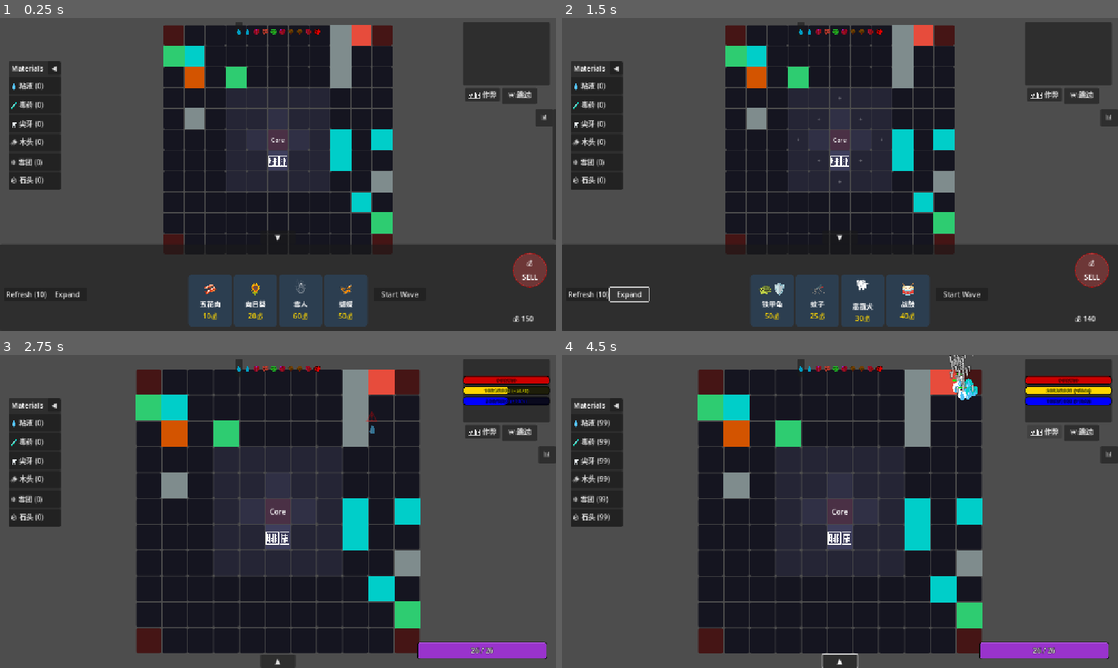
Above: before the commit, frames 1-4 (two rows, left to right).
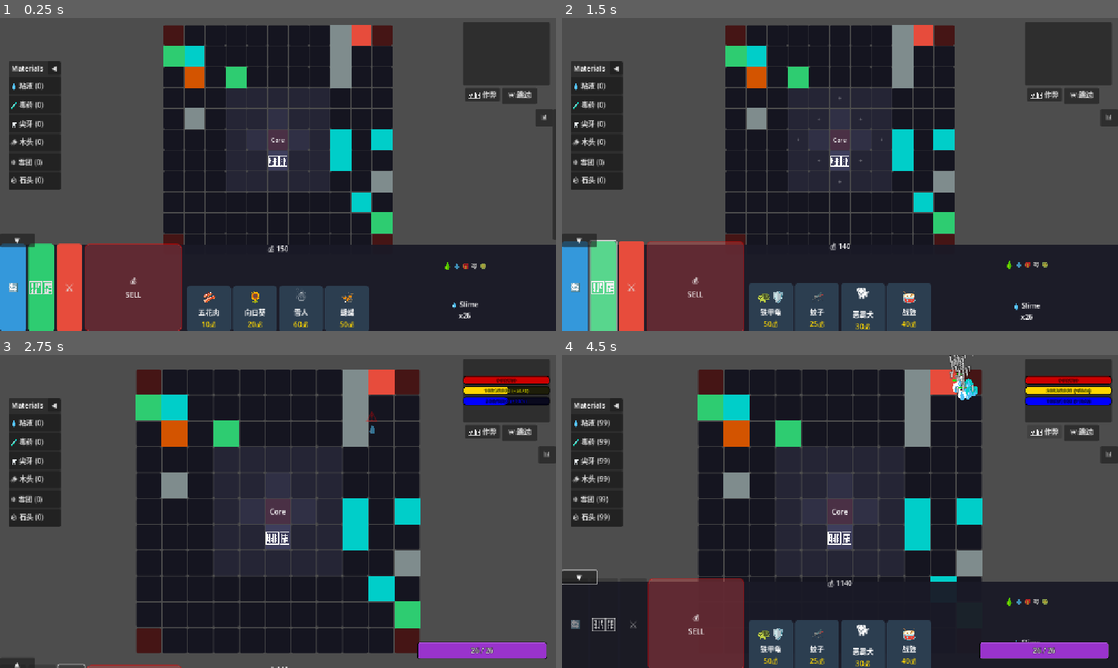
Above: after the commit, the same moments.

Repository: seekerzz/tower-html
Game: Godot game, scene res://src/Scenes/Game/MainGame.tscn
The game is run twice, just before and just after one commit, with the same random seed, the same clock (stepped at 60 frames per second) and the same inputs. The project has no main scene, so this scene is started directly.
Inputs:
- Up to frame 1 (0.25 s): no input
- Up to frame 2 (1.5 s): click "Refresh (10)" (after the commit: "🔄") at 0.5 s; click "Expand" (after the commit: "🏗️") at 1.25 s
- Up to frame 3 (2.75 s): click "Start Wave" (after the commit: "⚔️") at 2 s
- Up to frame 4 (4.5 s): click "▲" at 2.75 s; click "▼" at 3.5 s; click "🛠️ 作弊" at 4.25 s

The runs differ from the first frame. In frame 1, 13% of the frame differs, in the area x 0-99%, y 1-100%; in frame 2, 13%; in frame 3, 0.8%; in frame 4, 22%, in the area x 0-100%, y 1-100%.

Commit message:
Refactor Shop UI to 3-column layout and move wave details
- Refactored `src/Scenes/UI/Shop.tscn` to use a 3-column HBoxContainer layout:
  - Zone 1: Fixed-width function buttons (Refresh, Expand, Start) and Sell Zone.
  - Zone 2: Gold display, Bench, and Shop cards.
  - Zone 3: Global wave timeline and current wave details.
- Removed `WaveTimeline` from `src/Scenes/UI/MainGUI.tscn` and `src/Scripts/UI/MainGUI.gd`.
- Updated `src/Scripts/UI/Shop.gd` to handle new layout references, wave info generation, and dynamic styling.
- Ensured `ToggleHandle` is correctly positioned and functional with the new layout.

Diff:
--- a/src/Scenes/UI/MainGUI.tscn
+++ b/src/Scenes/UI/MainGUI.tscn
@@ -109,18 +109,6 @@
 focus_mode = 0
 text = "⏩ 跳过"
 
-[node name="WaveTimeline" type="HBoxContainer" parent="."]
-layout_mode = 1
-anchors_preset = 5
-anchor_left = 0.5
-anchor_right = 0.5
-offset_left = -200.0
-offset_top = 10.0
-offset_right = 200.0
-offset_bottom = 50.0
-grow_horizontal = 2
-alignment = 1
-
 [node name="DamageStats" type="Panel" parent="."]
 layout_mode = 1
 anchors_preset = 6
--- a/src/Scenes/UI/Shop.tscn
+++ b/src/Scenes/UI/Shop.tscn
@@ -22,78 +22,90 @@
 grow_horizontal = 2
 grow_vertical = 2
 
-[node name="BenchContainer" type="HBoxContainer" parent="Panel"]
+[node name="MainContainer" type="HBoxContainer" parent="Panel"]
 layout_mode = 1
-anchors_preset = 5
-anchor_left = 0.5
-anchor_right = 0.5
-offset_left = -175.0
-offset_top = 10.0
-offset_right = 175.0
-offset_bottom = 70.0
+anchors_preset = 15
+anchor_right = 1.0
+anchor_bottom = 1.0
 grow_horizontal = 2
+grow_vertical = 2
 theme_override_constants/separation = 10
 alignment = 1
 
-[node name="Bench" parent="Panel/BenchContainer" instance=ExtResource("2_bench")]
+[node name="Zone1" type="HBoxContainer" parent="Panel/MainContainer"]
+layout_mode = 2
+size_flags_horizontal = 3
+size_flags_stretch_ratio = 1.0
+
+[node name="FunctionButtons" type="HBoxContainer" parent="Panel/MainContainer/Zone1"]
+layout_mode = 2
+theme_override_constants/separation = 5
+
+[node name="RefreshButton" type="Button" parent="Panel/MainContainer/Zone1/FunctionButtons"]
+custom_minimum_size = Vector2(60, 0)
+layout_mode = 2
+text = "🔄"
+
+[node name="ExpandButton" type="Button" parent="Panel/MainContainer/Zone1/FunctionButtons"]
+custom_minimum_size = Vector2(60, 0)
+layout_mode = 2
+text = "🏗️"
+
+[node name="StartWaveButton" type="Button" parent="Panel/MainContainer/Zone1/FunctionButtons"]
+custom_minimum_size = Vector2(60, 0)
+layout_mode = 2
+text = "⚔️"
+
+[node name="SellZoneContainer" type="Control" parent="Panel/MainContainer/Zone1"]
+layout_mode = 2
+size_flags_horizontal = 3
+
+[node name="Zone2" type="VBoxContainer" parent="Panel/MainContainer"]
+layout_mode = 2
+size_flags_horizontal = 3
+size_flags_stretch_ratio = 1.0
+alignment = 1
+
+[node name="GoldLabel" type="Label" parent="Panel/MainContainer/Zone2"]
+layout_mode = 2
+text = "💰 0"
+horizontal_alignment = 1
+
+[node name="BenchContainer" type="CenterContainer" parent="Panel/MainContainer/Zone2"]
+layout_mode = 2
+size_flags_vertical = 3
+
+[node name="Bench" parent="Panel/MainContainer/Zone2/BenchContainer" instance=ExtResource("2_bench")]
 layout_mode = 2
 custom_minimum_size = Vector2(340, 60)
 
-[node name="HBoxContainer" type="HBoxContainer" parent="Panel"]
-layout_mode = 1
-anchors_preset = 8
-anchor_left = 0.5
-anchor_top = 0.5
-anchor_right = 0.5
-anchor_bottom = 0.5
-offset_left = -200.0
-offset_top = -20.0
-offset_right = 200.0
-offset_bottom = 80.0
-grow_horizontal = 2
-grow_vertical = 2
+[node name="ShopContainer" type="HBoxContainer" parent="Panel/MainContainer/Zone2"]
+layout_mode = 2
+size_flags_vertical = 3
 alignment = 1
 
-[node name="GoldLabel" type="Label" parent="Panel"]
+[node name="Zone3" type="VBoxContainer" parent="Panel/MainContainer"]
+layout_mode = 2
+size_flags_horizontal = 3
+size_flags_stretch_ratio = 1.0
+
+[node name="GlobalPreview" type="HBoxContainer" parent="Panel/MainContainer/Zone3"]
+layout_mode = 2
+size_flags_vertical = 3
+alignment = 1
+
+[node name="CurrentDetails" type="Label" parent="Panel/MainContainer/Zone3"]
+layout_mode = 2
+size_flags_vertical = 3
+horizontal_alignment = 1
+vertical_alignment = 1
+autowrap_mode = 3
+
+[node name="ToggleHandle" type="Button" parent="Panel"]
 layout_mode = 1
-anchors_preset = 3
-anchor_left = 1.0
-anchor_top = 1.0
-anchor_right = 1.0
-anchor_bottom = 1.0
-offset_left = -100.0
-offset_top = -40.0
-grow_horizontal = 0
-grow_vertical = 0
-text = "💰 150"
+offset_top = -24.0
+offset_right = 80.0
+text = "▼"
 
-[node name="StartWaveButton" type="Button" parent="Panel"]
-layout_mode = 1
-anchors_preset = 5
-anchor_left = 0.5
-anchor_right = 0.5
-offset_left = 220.0
-offset_top = 100.0
-offset_right = 340.0
-offset_bottom = 130.0
-grow_horizontal = 2
-text = "Start Wave"
-
-[node name="RefreshButton" type="Button" parent="Panel"]
-layout_mode = 0
-offset_left = 10.0
-offset_top = 100.0
-offset_right = 100.0
-offset_bottom = 130.0
-text = "Refresh (10)"
-
-[node name="ExpandButton" type="Button" parent="Panel"]
-layout_mode = 0
-offset_left = 110.0
-offset_top = 100.0
-offset_right = 200.0
-offset_bottom = 130.0
-text = "Expand"
-
-[connection signal="pressed" from="Panel/StartWaveButton" to="." method="_on_start_wave_button_pressed"]
-[connection signal="pressed" from="Panel/RefreshButton" to="." method="_on_refresh_button_pressed"]
+[connection signal="pressed" from="Panel/MainContainer/Zone1/FunctionButtons/StartWaveButton" to="." method="_on_start_wave_button_pressed"]
+[connection signal="pressed" from="Panel/MainContainer/Zone1/FunctionButtons/RefreshButton" to="." method="_on_refresh_button_pressed"]
--- a/src/Scripts/UI/MainGUI.gd
+++ b/src/Scripts/UI/MainGUI.gd
@@ -11,7 +11,6 @@
 @onready var wave_label = $Panel/WaveLabel
 @onready var debug_button = $Panel/DebugButton
 @onready var skip_button = $Panel/SkipButton
-@onready var wave_timeline = $WaveTimeline
 @onready var stats_container = $DamageStats/ScrollContainer/VBoxContainer
 @onready var damage_stats_panel = $DamageStats
 @onready var stats_scroll = $DamageStats/ScrollContainer
@@ -67,7 +66,6 @@
 	_setup_tooltip()
 
 	update_ui()
-	update_timeline()
 	_setup_build_panel()
 	_setup_stats_panel()
 	_setup_artifacts_hud()
@@ -355,48 +353,6 @@
 	mana_label.text = "%d/%d (+%d/s)" % [int(GameManager.mana), int(GameManager.max_mana), int(GameManager.base_mana_rate)]
 
 	wave_label.text = "Wave %d" % GameManager.wave
-	update_timeline()
-
-func update_timeline():
-	for child in wave_timeline.get_children():
-		child.queue_free()
-
-	for i in range(10):
-		var wave_idx = GameManager.wave + i
-		var type_key = get_wave_type(wave_idx)
-
-		var icon_label = Label.new()
-		var icon_text = "?"
-		var color = Color.WHITE
-
-		if type_key == "boss":
-			icon_text = "👹"
-			color = Color.RED
-		elif type_key == "event":
-			icon_text = "🎁"
-			color = Color.PURPLE
-		elif Constants.ENEMY_VARIANTS.has(type_key):
-			var variant = Constants.ENEMY_VARIANTS[type_key]
-			icon_text = variant.get("icon", "?")
-			color = variant.get("color", Color.WHITE)
-
-		icon_label.text = icon_text
-		icon_label.modulate = color
-		icon_label.horizontal_alignment = HORIZONTAL_ALIGNMENT_CENTER
-
-		if i == 0:
-			var panel = PanelContainer.new()
-			panel.add_child(icon_label)
-			wave_timeline.add_child(panel)
-		else:
-			wave_timeline.add_child(icon_label)
-
-func get_wave_type(n: int) -> String:
-	var types = ['slime', 'wolf', 'poison', 'treant', 'yeti', 'golem']
-	if n % 10 == 0: return 'boss'
-	if n % 3 == 0: return 'event'
-	var idx = int(min(types.size() - 1, floor((n - 1) / 2.0)))
-	return types[idx % types.size()]
 
 func _on_damage_dealt(unit, amount):
 	if not unit: return
--- a/src/Scripts/UI/Shop.gd
+++ b/src/Scripts/UI/Shop.gd
@@ -5,11 +5,16 @@
 var shop_locked: Array = [false, false, false, false]
 const SHOP_SIZE = 4
 
-@onready var shop_container = $Panel/HBoxContainer
-@onready var gold_label = $Panel/GoldLabel
-@onready var refresh_btn = $Panel/RefreshButton
-@onready var expand_btn = $Panel/ExpandButton
-@onready var start_wave_btn = $Panel/StartWaveButton
+# Node References
+@onready var shop_container = $Panel/MainContainer/Zone2/ShopContainer
+@onready var refresh_btn = $Panel/MainContainer/Zone1/FunctionButtons/RefreshButton
+@onready var expand_btn = $Panel/MainContainer/Zone1/FunctionButtons/ExpandButton
+@onready var start_wave_btn = $Panel/MainContainer/Zone1/FunctionButtons/StartWaveButton
+@onready var sell_zone_container = $Panel/MainContainer/Zone1/SellZoneContainer
+@onready var global_preview = $Panel/MainContainer/Zone3/GlobalPreview
+@onready var current_details = $Panel/MainContainer/Zone3/CurrentDetails
+@onready var gold_label = $Panel/MainContainer/Zone2/GoldLabel
+@onready var toggle_handle = $Panel/ToggleHandle
 
 var sell_zone = null
 var is_collapsed: bool = false
@@ -23,26 +28,26 @@
 	GameManager.wave_ended.connect(on_wave_ended)
 	if GameManager.has_signal("wave_reset"):
 		GameManager.wave_reset.connect(on_wave_reset)
+
 	refresh_shop(true)
 	update_ui()
+	update_wave_info()
 
 	expand_btn.pressed.connect(_on_expand_button_pressed)
 
 	_create_sell_zone()
 	call_deferred("_setup_collapse_handle")
 
+	# Apply styles
+	_apply_styles()
+
 func _setup_collapse_handle():
 	panel_initial_y = $Panel.position.y
 
-	var handle = Button.new()
-	handle.name = "ToggleHandle"
-	handle.text = "▼"
-	handle.size = Vector2(80, 24)
-	$Panel.add_child(handle)
-
-	# Position at top center, sticking out
-	handle.position = Vector2(($Panel.size.x - handle.size.x) / 2, -handle.size.y)
-	handle.pressed.connect(_on_toggle_handle_pressed)
+	# ToggleHandle is now in Tscn, just connect signal
+	if toggle_handle:
+		if not toggle_handle.pressed.is_connected(_on_toggle_handle_pressed):
+			toggle_handle.pressed.connect(_on_toggle_handle_pressed)
 
 func _on_toggle_handle_pressed():
 	if is_collapsed:
@@ -53,8 +58,7 @@
 func collapse_shop():
 	if is_collapsed: return
 	is_collapsed = true
-	var handle = $Panel.get_node_or_null("ToggleHandle")
-	if handle: handle.text = "▲"
+	if toggle_handle: toggle_handle.text = "▲"
 
 	var tween = create_tween()
 	# Move panel down so only handle is visible at bottom
@@ -64,16 +68,16 @@
 func expand_shop():
 	if !is_collapsed: return
 	is_collapsed = false
-	var handle = $Panel.get_node_or_null("ToggleHandle")
-	if handle: handle.text = "▼"
+	if toggle_handle: toggle_handle.text = "▼"
 
 	var tween = create_tween()
 	tween.tween_property($Panel, "position:y", panel_initial_y, 0.5).set_trans(Tween.TRANS_SINE).set_ease(Tween.EASE_OUT)
 
+func _apply_styles():
 	# Style Panel
 	var panel = $Panel
 	var panel_style = StyleBoxFlat.new()
-	panel_style.bg_color = Color(0.1, 0.1, 0.15, 0.9)
+	panel_style.bg_color = Color(0.1, 0.1, 0.15, 0.95)
 	panel_style.border_width_top = 2
 	panel_style.border_color = Color("#ffffff")
 	panel.add_theme_stylebox_override("panel", panel_style)
@@ -84,18 +88,18 @@
 	apply_button_style(start_wave_btn, Color("#e74c3c"), true) # Red, Main Action
 
 func apply_button_style(button: Button, color: Color, is_main_action: bool = false):
-	var corner_radius = 12 if is_main_action else 10
+	var corner_radius = 8
 
 	# Normal State
 	var style_normal = StyleBoxFlat.new()
 	style_normal.bg_color = color
 	style_normal.set_corner_radius_all(corner_radius)
 
-	# Hover State (Brighter)
+	# Hover State
 	var style_hover = style_normal.duplicate()
 	style_hover.bg_color = color.lightened(0.2)
 
-	# Pressed State (Darker)
+	# Pressed State
 	var style_pressed = style_normal.duplicate()
 	style_pressed.bg_color = color.darkened(0.2)
 
@@ -103,17 +107,10 @@
 	button.add_theme_stylebox_override("hover", style_hover)
 	button.add_theme_stylebox_override("pressed", style_pressed)
 
-	if is_main_action:
-		# Make it bold/larger. Since we can't easily switch font to bold without resource,
-		# we assume default font or use scale/size.
-		# Increasing font size override.
-		button.add_theme_font_size_override("font_size", 20)
-		# Add outline to make it pop
-		button.add_theme_constant_override("outline_size", 2)
-		button.add_theme_color_override("font_outline_color", Color.BLACK)
+	button.add_theme_font_size_override("font_size", 24) # Emoji size
 
 func _create_sell_zone():
-	# Create a visual area for selling
+	# Create a visual area for selling inside Zone 1 -> SellZoneContainer
 	sell_zone = PanelContainer.new()
 	sell_zone.set_script(load("res://src/Scripts/UI/SellZone.gd"))
 	var lbl = Label.new()
@@ -122,19 +119,19 @@
 	lbl.vertical_alignment = VERTICAL_ALIGNMENT_CENTER
 	sell_zone.add_child(lbl)
 
-	# Place it to the right of bench or somewhere prominent
-	$Panel.add_child(sell_zone)
-	sell_zone.set_anchors_preset(Control.PRESET_CENTER_RIGHT)
-	sell_zone.position = Vector2($Panel.size.x - 100, 20)
-	sell_zone.custom_minimum_size = Vector2(80, 80)
-	# Remove modulate as we are using StyleBox
-	# sell_zone.modulate = Color(1, 0.5, 0.5)
+	# Add to SellZoneContainer
+	sell_zone_container.add_child(sell_zone)
+	sell_zone.set_anchors_preset(Control.PRESET_FULL_RECT)
+	# Make sure it fills
+	sell_zone.size_flags_horizontal = SIZE_EXPAND_FILL
+	sell_zone.size_flags_vertical = SIZE_EXPAND_FILL
+
 	sell_zone.mouse_filter = MOUSE_FILTER_STOP
 
 	# Style Sell Zone
 	var style = StyleBoxFlat.new()
 	style.bg_color = Color(1, 0.3, 0.3, 0.3)
-	style.set_corner_radius_all(40) # Circular for 80x80
+	style.set_corner_radius_all(12)
 	style.border_width_left = 2
 	style.border_width_top = 2
 	style.border_width_right = 2
@@ -144,7 +141,55 @@
 	sell_zone.add_theme_stylebox_override("panel", style)
 
 func update_ui():
-	gold_label.text = "💰 %d" % GameManager.gold
+	if gold_label:
+		gold_label.text = "💰 %d" % GameManager.gold
+	update_wave_info()
+
+func update_wave_info():
+	if !global_preview: return
+
+	# Clear previous
+	for child in global_preview.get_children():
+		child.queue_free()
+
+	# Global Preview (Timeline) - Next 5 waves
+	for i in range(5):
+		var wave_idx = GameManager.wave + i
+		var type_key = get_wave_type(wave_idx)
+
+		var icon = Label.new()
+		icon.text = get_wave_icon(type_key)
+		icon.tooltip_text = "Wave %d: %s" % [wave_idx, type_key.capitalize()]
+
+		if i == 0:
+			icon.modulate = Color(1, 1, 0) # Highlight current
+			icon.add_theme_font_size_override("font_size", 20)
+		else:
+			icon.modulate = Color(1, 1, 1, 0.7)
+
+		global_preview.add_child(icon)
+
+	# Current Details
+	if current_details:
+		var type = get_wave_type(GameManager.wave)
+		var total_enemies = 20 + floor(GameManager.wave * 6)
+		var enemy_name = type.capitalize()
+		var icon = get_wave_icon(type)
+		current_details.text = "%s %s\nx%d" % [icon, enemy_name, total_enemies]
+
+func get_wave_type(n: int) -> String:
+	var types = ['slime', 'wolf', 'poison', 'treant', 'yeti', 'golem']
+	if n % 10 == 0: return 'boss'
+	if n % 3 == 0: return 'event'
+	var idx = int(min(types.size() - 1, floor((n - 1) / 2.0)))
+	return types[idx % types.size()]
+
+func get_wave_icon(type_key: String) -> String:
+	if type_key == "boss": return "👹"
+	if type_key == "event": return "🎁"
+	if Constants.ENEMY_VARIANTS.has(type_key):
+		return Constants.ENEMY_VARIANTS[type_key].get("icon", "?")
+	return "?"
 
 func refresh_shop(force: bool = false):
 	if !force and GameManager.gold < 10: return
@@ -171,15 +216,10 @@
 func create_shop_card(index, unit_key):
 	var card = ShopCard.new()
 	card.setup(unit_key)
-	card.custom_minimum_size = Vector2(100, 120)
+	card.custom_minimum_size = Vector2(80, 100)
+	card.size_flags_horizontal = SIZE_EXPAND_FILL
 
 	card.card_clicked.connect(func(key): buy_unit(index, key, card))
-
-	# Connect Tooltip signals (ShopCard handles its own mouse_entered/exited for visuals,
-	# but we can also connect for tooltip here or let ShopCard handle it?
-	# ShopCard sets tooltip_text, which is standard Godot tooltip.
-	# But existing code uses GameManager.show_tooltip custom signal.
-	# I should preserve that behavior.)
 
 	card.mouse_entered.connect(func():
 		var proto = Constants.UNIT_TYPES[unit_key]
@@ -188,7 +228,6 @@
 			"range": proto.range,
 			"atk_speed": proto.get("atkSpeed", proto.get("atk_speed", 1.0))
 		}
-		# Need global position. ShopCard is a Control.
 		GameManager.show_tooltip.emit(proto, stats, [], card.get_global_mouse_position())
 	)
 	card.mouse_exited.connect(func(): GameManager.hide_tooltip.emit())
@@ -202,9 +241,8 @@
 		if GameManager.main_game and GameManager.main_game.add_to_bench(unit_key):
 			GameManager.spend_gold(proto.cost)
 			unit_bought.emit(unit_key)
-			# Disable card (visual indication?)
-			card_ref.modulate = Color(0.5, 0.5, 0.5) # Dim it
-			card_ref.mouse_filter = MOUSE_FILTER_IGNORE # Disable clicks
+			card_ref.modulate = Color(0.5, 0.5, 0.5)
+			card_ref.mouse_filter = MOUSE_FILTER_IGNORE
 		else:
 			print("Bench Full")
 	else:
@@ -214,14 +252,13 @@
 	refresh_btn.disabled = true
 	expand_btn.disabled = true
 	start_wave_btn.disabled = true
-	start_wave_btn.text = "Fighting..."
+	start_wave_btn.text = "⚔️"
 	collapse_shop()
 
 func on_wave_ended():
 	refresh_btn.disabled = false
 	expand_btn.disabled = false
 	start_wave_btn.disabled = false
-	start_wave_btn.text = "Start Wave"
 	refresh_shop(true)
 	expand_shop()
 
@@ -229,8 +266,6 @@
 	refresh_btn.disabled = false
 	expand_btn.disabled = false
 	start_wave_btn.disabled = false
-	start_wave_btn.text = "Start Wave"
-	# Do not refresh shop on retry
 
 func _on_start_wave_button_pressed():
 	GameManager.start_wave()
@@ -241,6 +276,3 @@
 func _on_expand_button_pressed():
 	if GameManager.grid_manager:
 		GameManager.grid_manager.toggle_expansion_mode()
-
-# Drag and Drop for Shop (Sell)
-# Delegated to SellZone.gd
